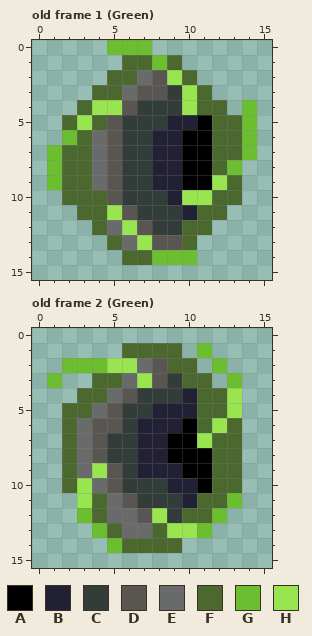
Edited in one commit: pixel-art file (art/ase/portal.aseprite). The picture above was drawn from the file before the commit.
16x16 pixels, 4 frames. Shown: old frame 1 (Green), old frame 2 (Green).
Visible layers, top first: "Layer 2", "Layer 1".
Palette (. is transparent): A #000000  B #222034  C #323c39  D #595652  E #696a6a  F #4b692f  G #6abe30  H #99e550
Pixels before, old frame 1 (Green), first column x 1:
 0 ....GGG.......
 1 .....FFGF.....
 2 ....FFEDHF....
 3 ...FFEDDCHF...
 4 ..FHHDCCCHFF.G
 5 .FHFDCCCBBAFFG
 6 .GFEDCCBBAAFFG
 7 GFFEDCCBBAAFFG
 8 GFFEDCCBBAAFG.
 9 GFFEDCCBBAAHF.
10 .FFFDCCCBHHFF.
11 ..FFHDCCCBFF..
12 ...FEHDCCFF...
13 ....FEHDDF....
14 .....FFGGG....
Pixels before, old frame 2 (Green), first column x 1:
 1 .....FFFF.G..
 2 .GGGHHEDFF.G.
 3 G..FFEHDCFF.G
 4 ..FFEDCCCBFFH
 5 .FFEDCCBBBFFH
 6 .FEDDCBBBAFHF
 7 .FEDCCBBAAHFF
 8 .FEDCCBBAAAFF
 9 .FEHDCBBBAAFF
10 .FHEDCCCBBAFF
11 ..HFEDCCCBFFG
12 ..GFEEDHCFFG.
13 ...GFEEFHHG..
14 ....GFFFF....
And afterwards:
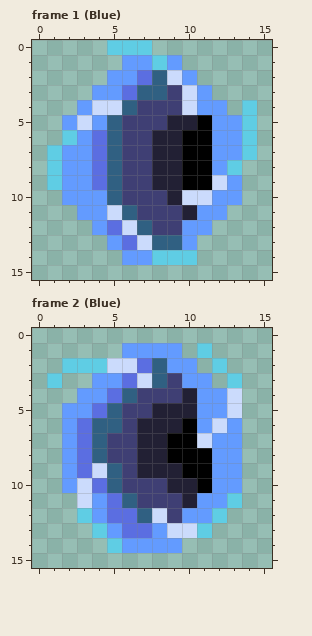
A new or re-ordered frame is compared with the old frame closest to it.
Changes in this commit:
frames 4 -> 6
layer "Layer 2" removed
colour C: #323c39 -> #3f3f74
colour D: #595652 -> #306082
colour E: #696a6a -> #5b6ee1
colour F: #4b692f -> #639bff
colour G: #6abe30 -> #5fcde4
colour H: #99e550 -> #cbdbfc
Boxes around the changes in both pictures, in picture pixels (x1, y1, x2, y2):
changed: (47, 40, 257, 265)
changed: (47, 343, 242, 553)
